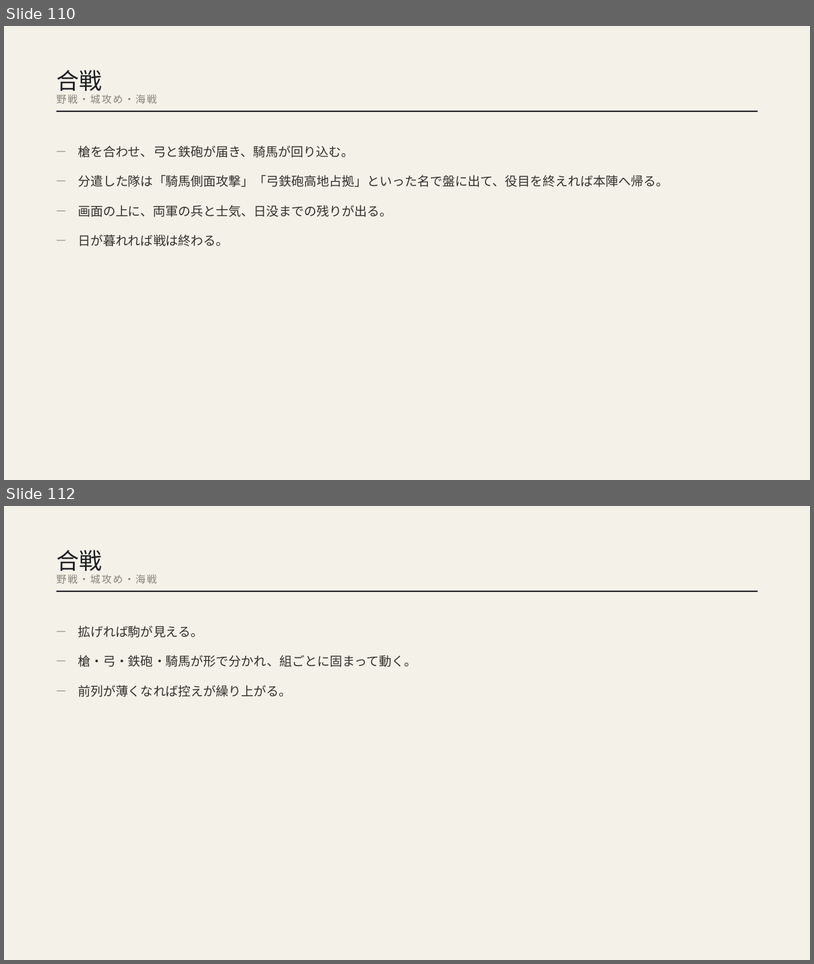
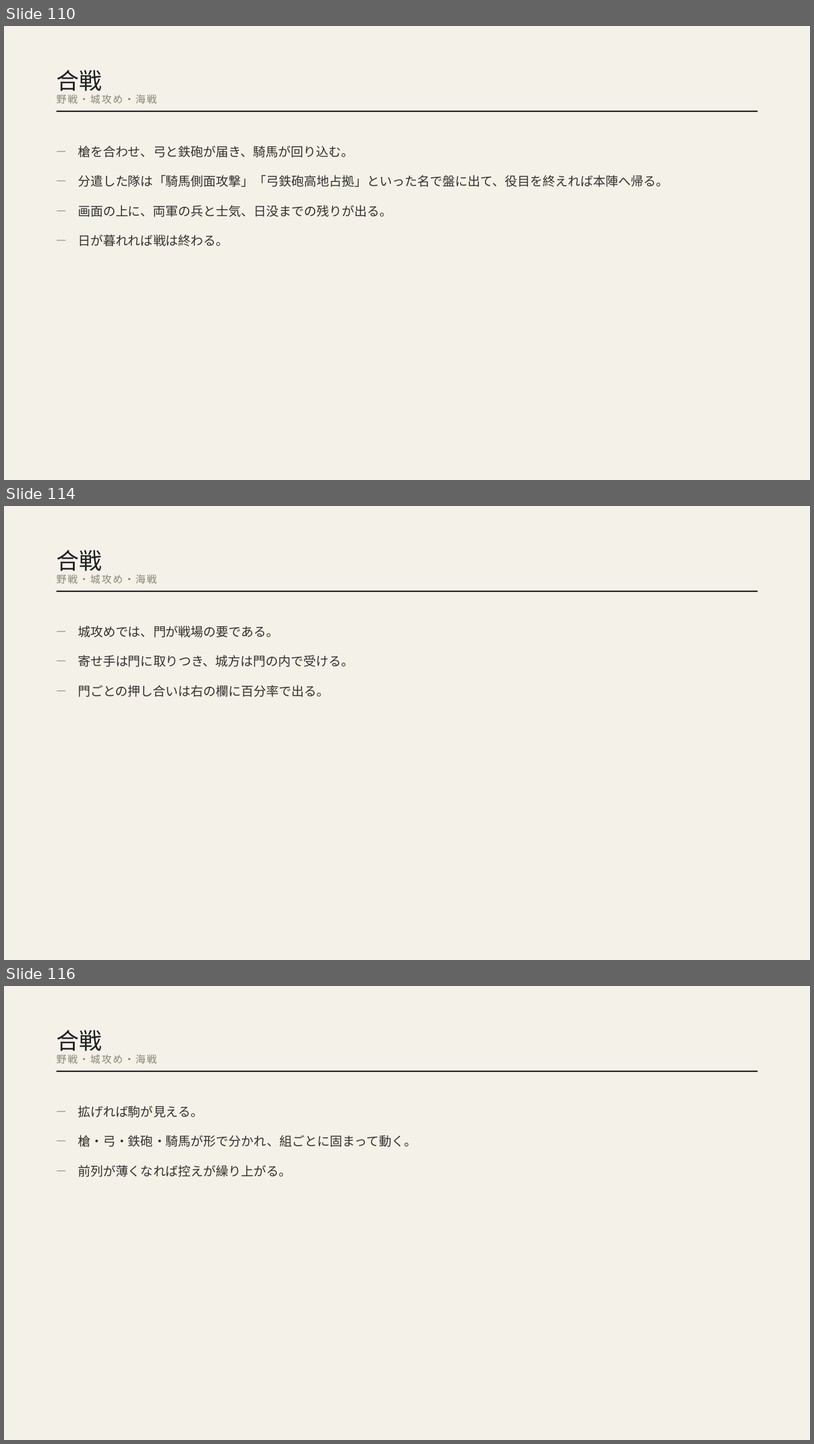
Before and after one commit to Jun19830408/SengokuProject, a slide deck: dist/センゴク盤_紹介資料.pptx. Shown one above the other, each under a label of ours: slides 110 and 112 before the commit, slides 110, 114 and 116 after it; the slides between them are not shown. The pictures are 814x964 and 814x1444 pixels, drawn with LibreOffice and Linux fonts; fonts in the diff are those of the drawing. Boxes give left, top, right and bottom in pixels: in the first picture for what was removed or moved away, otherwise in the second. Text is boxed around its words. In the diff, an @@ line names an element or a change of style, - is before the commit and + after.

```diff
--- a/dist/センゴク盤_紹介資料.pptx
+++ b/dist/センゴク盤_紹介資料.pptx
@@ slide 114 added at (x1=4, y1=506, x2=810, y2=960), background #F4F1E8 @@
@@ text added at (x1=56, y1=550, x2=102, y2=575), 27 pt, text #1C1E22 @@
+合戦
@@ text added at (x1=56, y1=574, x2=157, y2=583), 12 pt, text #8A8478 @@
+野戦・城攻め・海戦
@@ rectangle added at (x1=57, y1=591, x2=758, y2=592), fill #1C1E22 @@
@@ text added at (x1=57, y1=619, x2=75, y2=636), 13 pt, text #8A8478 @@
+—
@@ text added at (x1=78, y1=625, x2=279, y2=637), 15 pt, text #33312E @@
+城攻めでは、門が戦場の要である。
@@ text added at (x1=57, y1=649, x2=75, y2=666), 13 pt, text #8A8478 @@
+—
@@ text added at (x1=78, y1=655, x2=354, y2=667), 15 pt, text #33312E @@
+寄せ手は門に取りつき、城方は門の内で受ける。
@@ text added at (x1=57, y1=678, x2=75, y2=696), 13 pt, text #8A8478 @@
+—
@@ text added at (x1=78, y1=685, x2=330, y2=697), 15 pt, text #33312E @@
+門ごとの押し合いは右の欄に百分率で出る。
@@ what was slide 112 is now slide 116 @@
```
Also in this commit, not shown: 3 other slides added, 51 other files.
